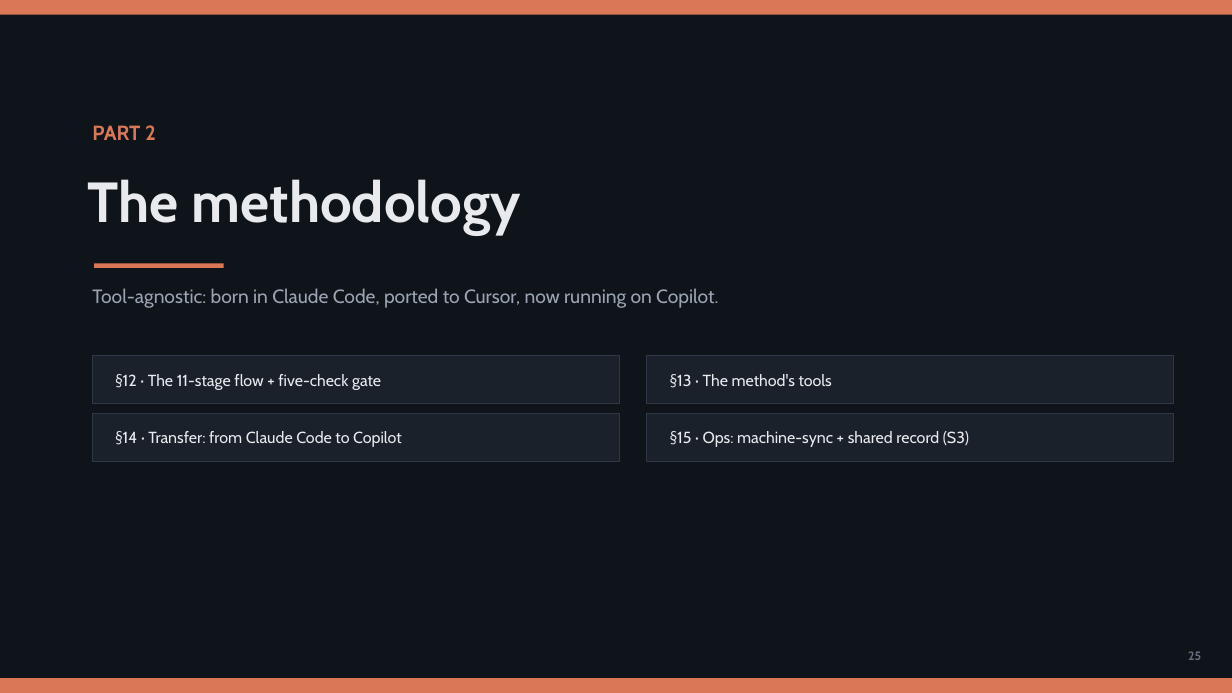
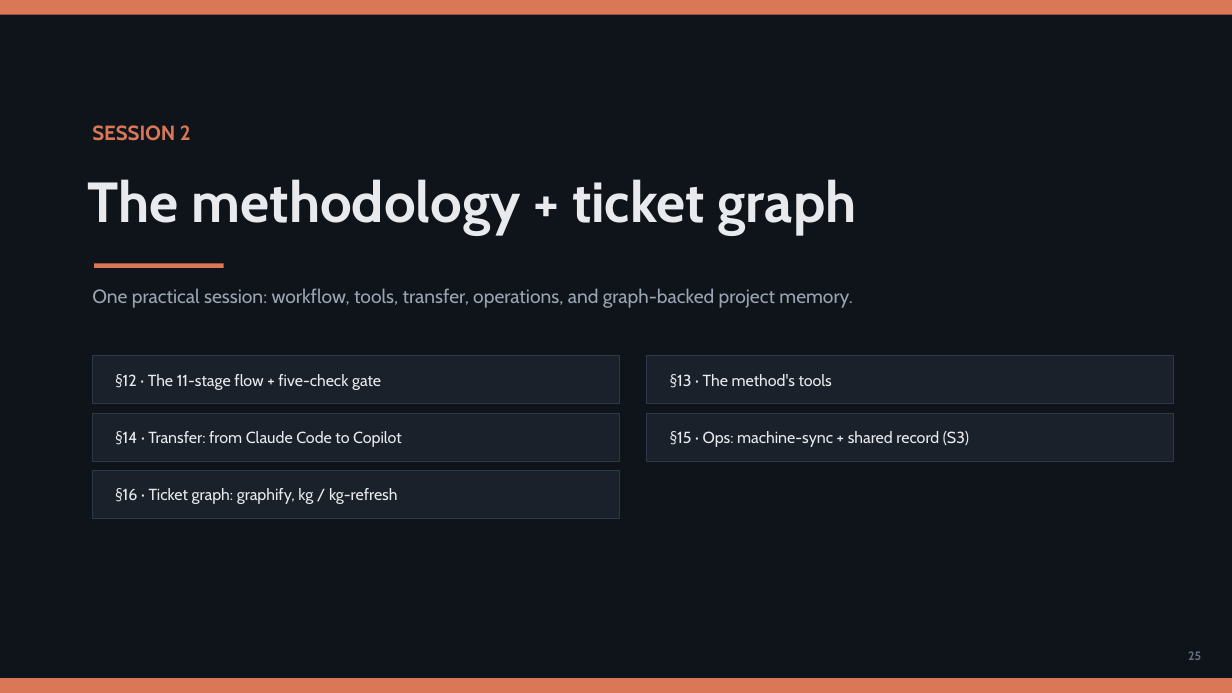
Before and after one commit to olonok69/copilot_code_ml_engineer, a slide deck: slide 25 of presentation/Copilot_Presentation.pptx. Drawn at 1232x693 pixels with LibreOffice and Linux fonts; fonts in the diff are those of the drawing. Boxes give left, top, right and bottom in pixels: in the first picture for what was removed or moved away, otherwise in the second. Text is boxed around its words. In the diff, an @@ line names an element or a change of style, - is before the commit and + after.

Commit message:
update to copilot github methodology and test live 8 skill in copilot

```diff
--- a/presentation/Copilot_Presentation.pptx
+++ b/presentation/Copilot_Presentation.pptx
@@ text at box(92, 125, 191, 141): text changed @@
-PART 2
+SESSION 2
@@ text at box(88, 179, 857, 235): text changed @@
-The methodology
+The methodology + ticket graph
@@ text at box(92, 288, 852, 308): text changed @@
-Tool-agnostic: born in Claude Code, ported to Cursor, now running on Copilot.
+One practical session: workflow, tools, transfer, operations, and graph-backed project memory.
@@ rectangle added at box(92, 470, 619, 518), fill #1A212B, outline #2E3948 0.75 pt @@
@@ text added at box(115, 488, 398, 504), 12.5 pt, text #E8EAED @@
+§16 · Ticket graph: graphify, kg / kg-refresh
```
Also in this commit, not shown: 38 other slides changed, 1 slide added, 13 other files.
